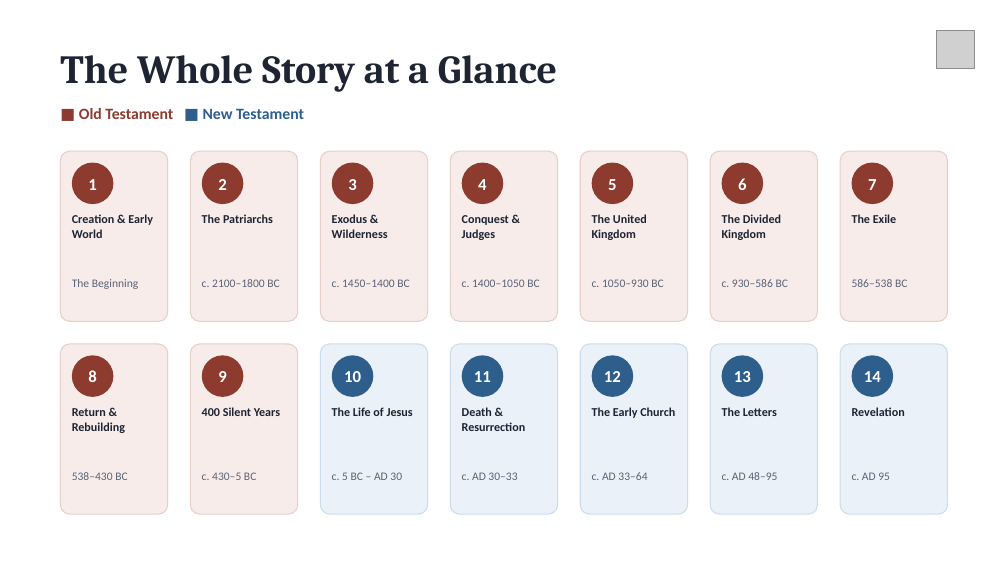
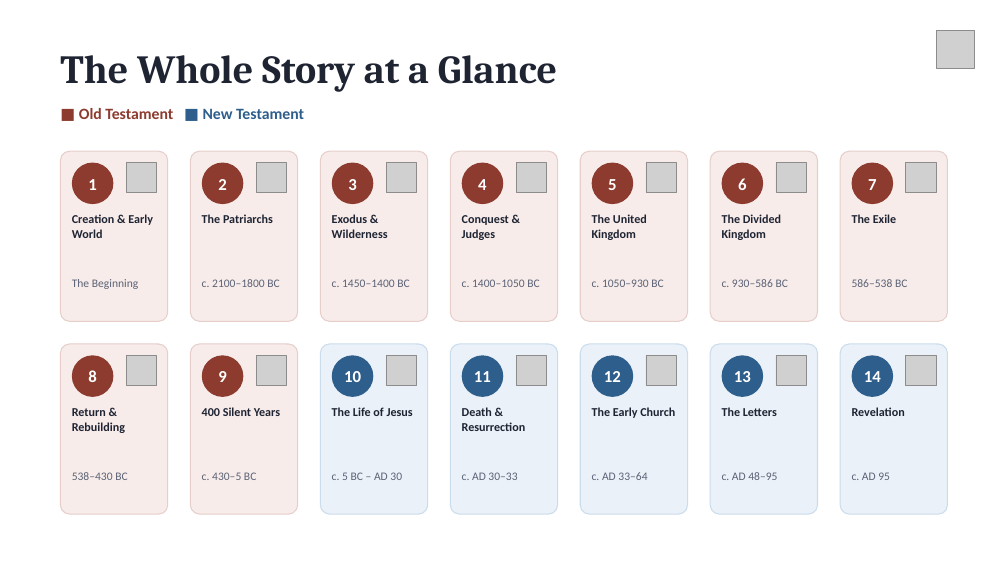
Before and after one commit to mejl/2026-, a slide deck: slide 2 of Bible-Timeline.pptx. Drawn at 1008x567 pixels with LibreOffice and Linux fonts; fonts in the diff are those of the drawing; grey boxes stand for pictures. Boxes give left, top, right and bottom in pixels: in the first picture for what was removed or moved away, otherwise in the second. Text is boxed around its words. In the diff, an @@ line names an element or a change of style, - is before the commit and + after.

```diff
--- a/Bible-Timeline.pptx
+++ b/Bible-Timeline.pptx
@@ picture added at (126,163,157,193) @@
@@ picture added at (256,163,287,193) @@
@@ picture added at (386,163,417,193) @@
@@ picture added at (516,163,547,193) @@
@@ picture added at (646,163,676,193) @@
@@ picture added at (776,163,806,193) @@
@@ picture added at (906,163,936,193) @@
@@ picture added at (126,355,157,386) @@
@@ picture added at (256,355,287,386) @@
@@ picture added at (386,355,417,386) @@
@@ picture added at (516,355,547,386) @@
@@ picture added at (646,355,676,386) @@
@@ picture added at (776,355,806,386) @@
@@ picture added at (906,355,936,386) @@
```
Also in this commit, not shown: 16 other slides changed.
